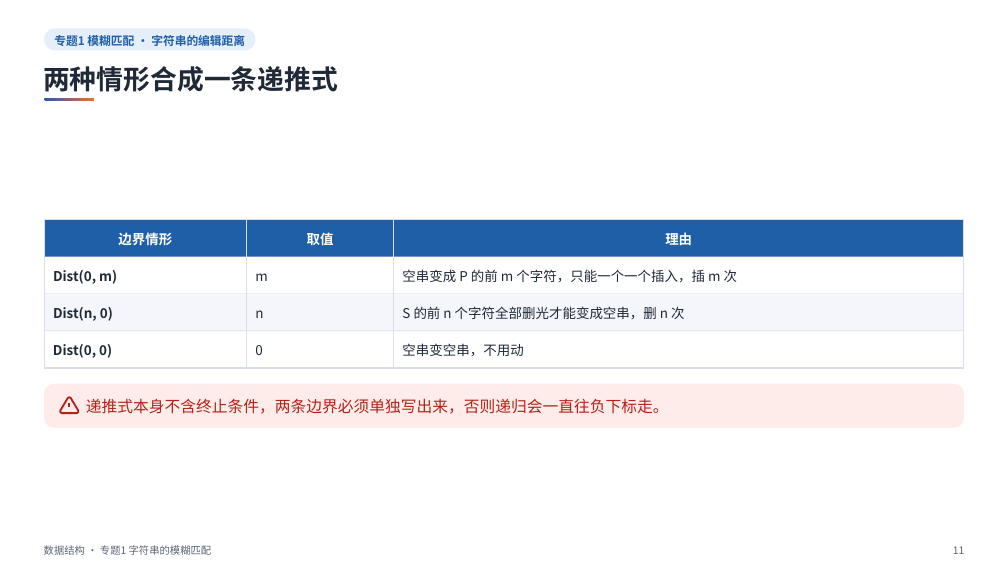
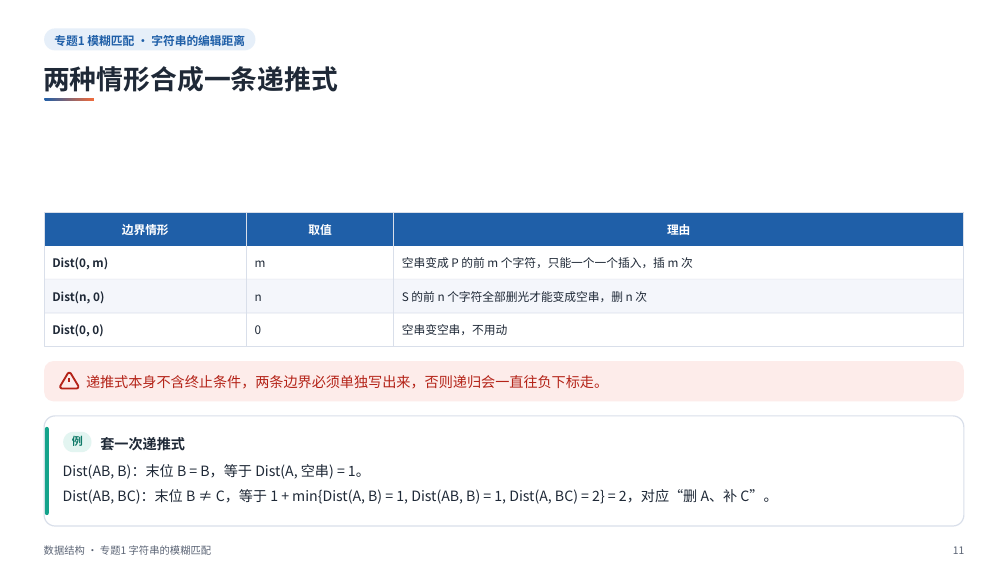
Before and after one commit to sweetcornna/JLU-remake, a slide deck: slide 11 of 大二上/数据结构/重制版PPT/专题1 字符串的模糊匹配（重制版）.pptx. Drawn at 1008x567 pixels with LibreOffice and Linux fonts; fonts in the diff are those of the drawing. Boxes give left, top, right and bottom in pixels: in the first picture for what was removed or moved away, otherwise in the second. Text is boxed around its words. In the diff, an @@ line names an element or a change of style, - is before the commit and + after.

Commit message:
数据结构专题1 字符串模糊匹配逐页复核
35 页逐页看过。改正了朴素匹配的复杂度（应为 O(nm)）、FOOD 到 MONEY 回溯方案与程序输出不符的说法、LCS 与逆串的回文误判等十来处，第 4、9、11、25 页补了例子和易错卡。

```diff
--- a/大二上/数据结构/重制版PPT/专题1 字符串的模糊匹配（重制版）.pptx
+++ b/大二上/数据结构/重制版PPT/专题1 字符串的模糊匹配（重制版）.pptx
@@ rectangle: place and size @@
-rectangle at [44, 219, 964, 256]
+rectangle at [44, 212, 964, 246]
@@ rectangle: place and size @@
-rectangle at [44, 219, 964, 368]
+rectangle at [44, 212, 964, 346]
@@ text "边界情形": place and size @@
-text "边界情形" at [118, 232, 172, 245]
+text "边界情形" at [122, 224, 169, 235]
@@ rectangle: place and size @@
-rectangle at [247, 219, 247, 368]
+rectangle at [247, 212, 247, 346]
@@ rectangle: place and size @@
-rectangle at [393, 219, 394, 368]
+rectangle at [393, 212, 394, 346]
@@ text "Dist(0, m)": place and size @@
-text "Dist(0, m)" at [53, 270, 117, 284]
+text "Dist(0, m)" at [52, 257, 108, 270]
@@ 3 texts: place and size @@
-3 texts at [255, 232, 692, 281]
+3 texts at [255, 222, 690, 267]
@@ text "空串变成 P 的前 m 个字符，只能一个一个插入，插 ...": place and size @@
-text "空串变成 P 的前 m 个字符，只能一个一个插入，插 ..." at [402, 269, 737, 282]
+text "空串变成 P 的前 m 个字符，只能一个一个插入，插 ..." at [402, 257, 693, 268]
@@ rectangle: place and size @@
-rectangle at [44, 293, 964, 294]
+rectangle at [44, 279, 964, 280]
@@ rectangle: place and size @@
-rectangle at [44, 294, 964, 331]
+rectangle at [44, 280, 964, 313]
@@ text "Dist(n, 0)": place and size @@
-text "Dist(n, 0)" at [53, 307, 113, 321]
+text "Dist(n, 0)" at [52, 291, 104, 304]
@@ text "n": place and size @@
-text "n" at [255, 310, 263, 318]
+text "n" at [255, 294, 262, 301]
@@ size 12.8 to 11.2 pt in 12 elements at [308, 222, 331, 238], [667, 222, 690, 238], [122, 224, 169, 235], [255, 260, 266, 267], [52, 257, 108, 270], [255, 294, 262, 301], [52, 291, 104, 304], [255, 325, 262, 334], [52, 324, 103, 337], [402, 324, 507, 335], [402, 257, 693, 268], [402, 291, 647, 302] @@
@@ text "S 的前 n 个字符全部删光才能变成空串，删 n ...": place and size @@
-text "S 的前 n 个字符全部删光才能变成空串，删 n ..." at [402, 306, 684, 319]
+text "S 的前 n 个字符全部删光才能变成空串，删 n ..." at [402, 291, 647, 302]
@@ rectangle: place and size @@
-rectangle at [44, 330, 964, 331]
+rectangle at [44, 312, 964, 313]
@@ text "Dist(0, 0)": place and size @@
-text "Dist(0, 0)" at [53, 344, 112, 358]
+text "Dist(0, 0)" at [52, 324, 103, 337]
@@ text "0": place and size @@
-text "0" at [255, 345, 262, 355]
+text "0" at [255, 325, 262, 334]
@@ text "空串变空串，不用动": place and size @@
-text "空串变空串，不用动" at [402, 343, 523, 356]
+text "空串变空串，不用动" at [402, 324, 507, 335]
@@ 3 freeform shapes, 1 rounded rectangle: place and size @@
-3 freeform shapes, 1 rounded rectangle at [44, 384, 964, 428]
+3 freeform shapes, 1 rounded rectangle at [44, 361, 964, 402]
@@ rounded rectangle at [44, 361, 964, 402]: proportions changed @@
@@ text "递推式本身不含终止条件，两条边界必须单独写出来，否则递归会一直往负下标走。": place and size @@
-text "递推式本身不含终止条件，两条边界必须单独写出来，否则递归会一直往负下标走。" at [86, 398, 669, 414]
+text "递推式本身不含终止条件，两条边界必须单独写出来，否则递归会一直往负下标走。" at [86, 375, 608, 389]
@@ text "递推式本身不含终止条件，两条边界必须单独写出来，否则递归会一直往负下标走。" at [86, 375, 608, 389]: size 15 to 13.5 pt @@
@@ group added at [44, 416, 964, 526]: 4 texts, 3 rounded rectangles @@
+例
+套一次递推式
+Dist(AB, B)：末位 B = B，等于 Dist(A, 空串) = 1。
+Dist(AB, BC)：末位 B ≠ C，等于 1 + min{Dist(A, B) = 1, Dist(AB, B) = 1, Dist(A, BC) = 2} = 2，对应“删 A、补 C”。
```
Also in this commit, not shown: 15 other slides changed.
